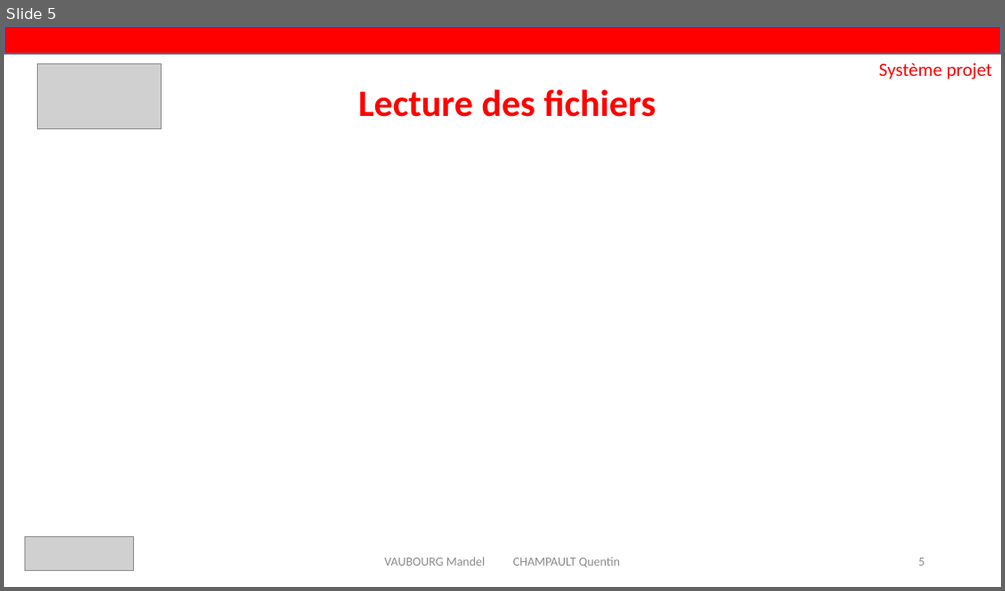
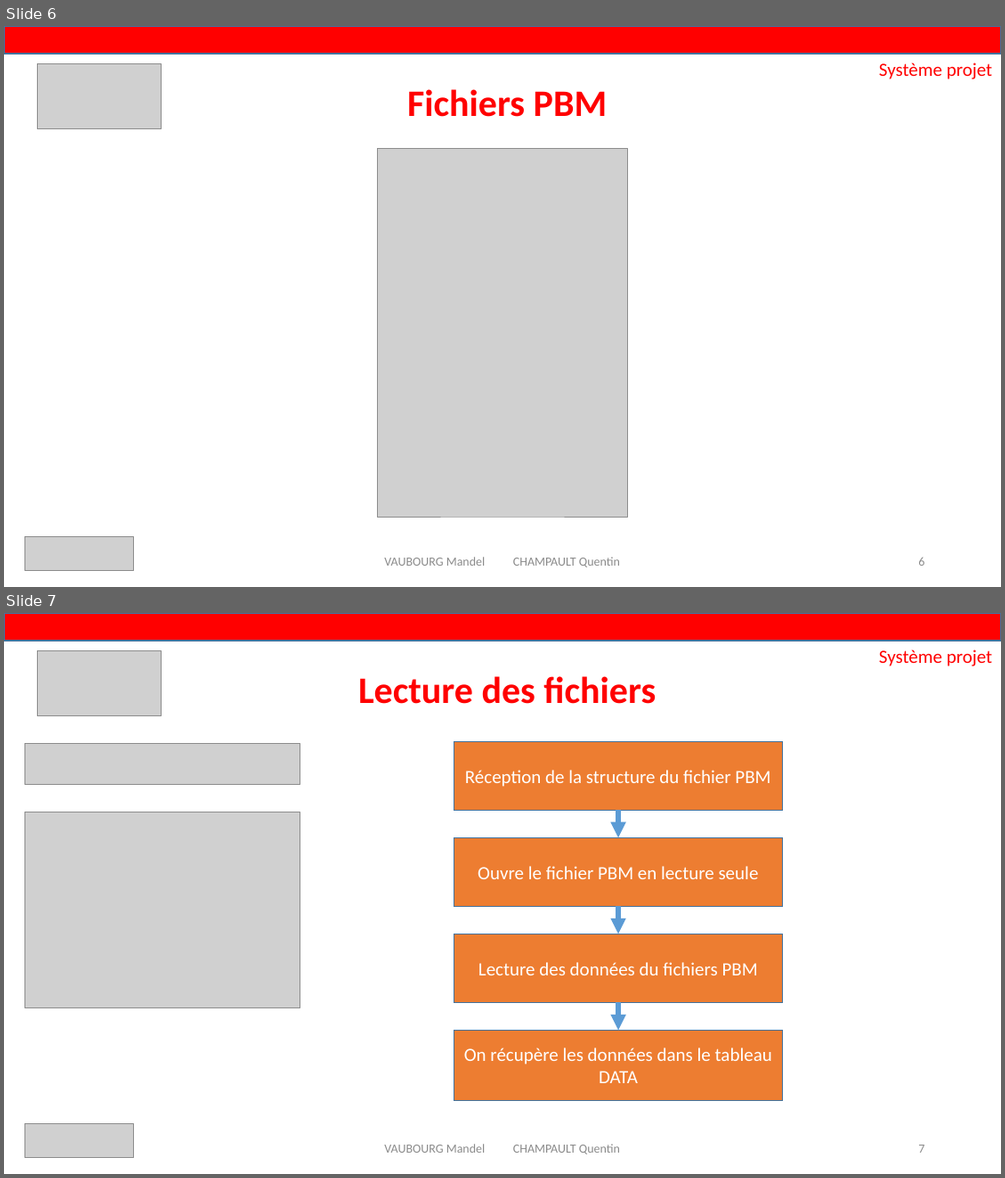
Before and after one commit to Akitoshi02/ExiaScreen, a slide deck: Rapport de fin + Powerpoint/exia.pptx. Shown one above the other, each under a label of ours: slide 5 before the commit, slides 6 and 7 after it. The pictures are 1005x591 and 1005x1178 pixels, drawn with LibreOffice and Linux fonts; fonts in the diff are those of the drawing; grey boxes stand for pictures. Boxes give left, top, right and bottom in pixels: in the first picture for what was removed or moved away, otherwise in the second. Text is boxed around its words. In the diff, an @@ line names an element or a change of style, - is before the commit and + after.

```diff
--- a/Rapport de fin + Powerpoint/exia.pptx
+++ b/Rapport de fin + Powerpoint/exia.pptx
@@ slide 7 added at (4,613,1001,1174), background #FFFFFF @@
@@ rectangle added at (4,613,1001,641), fill #FF0000, outline #43739E 1 pt @@
@@ picture added at (37,651,161,715) @@
@@ text added at (879,649,992,666), 18 pt, text #FF0000 @@
+Système projet
@@ title added at (358,676,655,704), 36 pt, text #FF0000, bold @@
+Lecture des fichiers
@@ picture added at (25,743,300,784) @@
@@ rectangle added at (454,742,783,811), fill #ED7D31, outline #43739E 1 pt, 18 pt, text #FFFFFF @@
+Réception de la structure du fichier PBM
@@ picture added at (25,811,300,1008) @@
@@ arrow added from (619, 810) to (619, 837), #5B9BD5 5 pt @@
@@ rectangle added at (454,837,783,906), fill #ED7D31, outline #43739E 1 pt, 18 pt, text #FFFFFF @@
+Ouvre le fichier PBM en lecture seule
@@ arrow added from (619, 906) to (619, 933), #5B9BD5 5 pt @@
@@ rectangle added at (454,933,783,1003), fill #ED7D31, outline #43739E 1 pt, 18 pt, text #FFFFFF @@
+Lecture des données du fichiers PBM
@@ arrow added from (619, 1003) to (619, 1030), #5B9BD5 5 pt @@
@@ rectangle added at (454,1030,783,1101), fill #ED7D31, outline #43739E 1 pt, 18 pt, text #FFFFFF @@
+On récupère les données dans le tableau DATA
@@ picture added at (25,1124,133,1158) @@
@@ text added at (384,1143,620,1154), 12 pt, text #8C8C8C @@
+VAUBOURG Mandel CHAMPAULT Quentin
@@ page number added at (918,1144,924,1152), 12 pt, text #8C8C8C @@
+7
@@ what was slide 5 is now slide 6 @@
@@ slide 6 changed as well @@
@@ title at (407,89,607,117): text changed @@
-Lecture des fichiers
+Fichiers PBM
@@ picture added at (378,149,628,516) @@
```
Also in this commit, not shown: 5 other slides changed, 11 other slides added.
